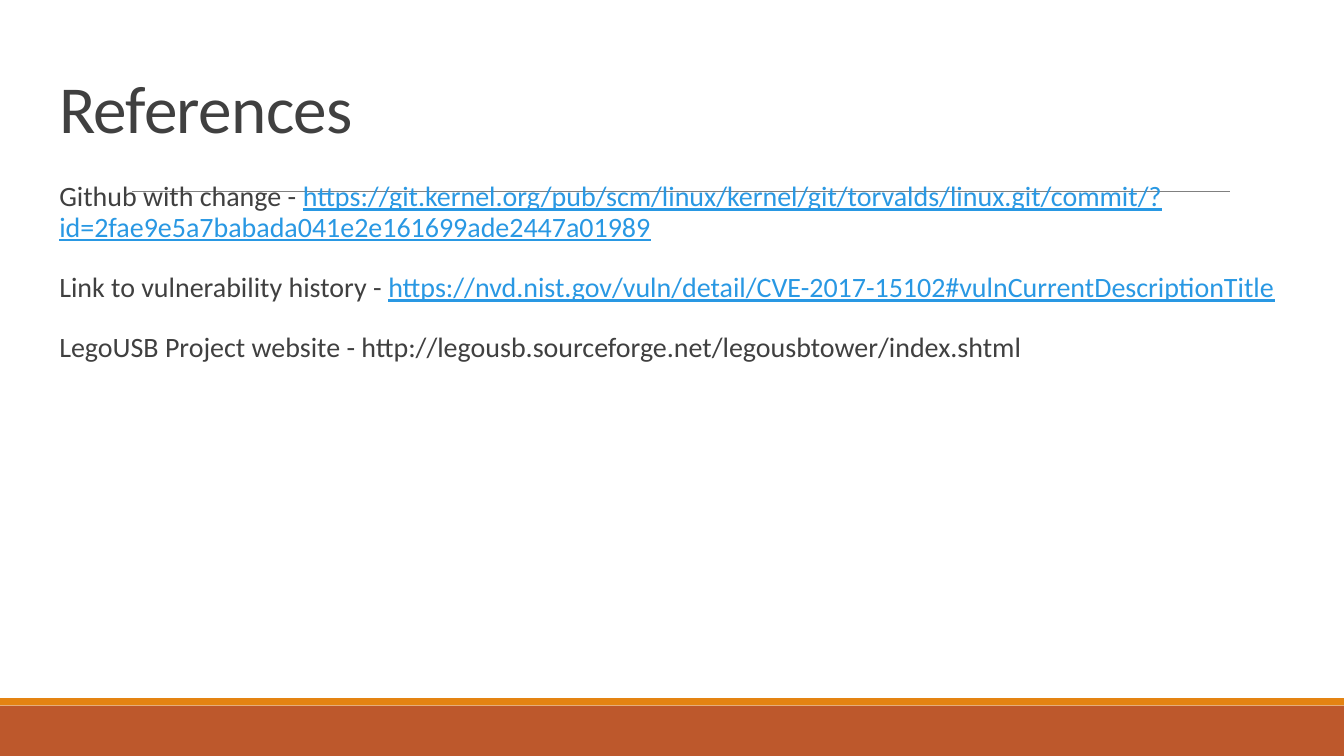
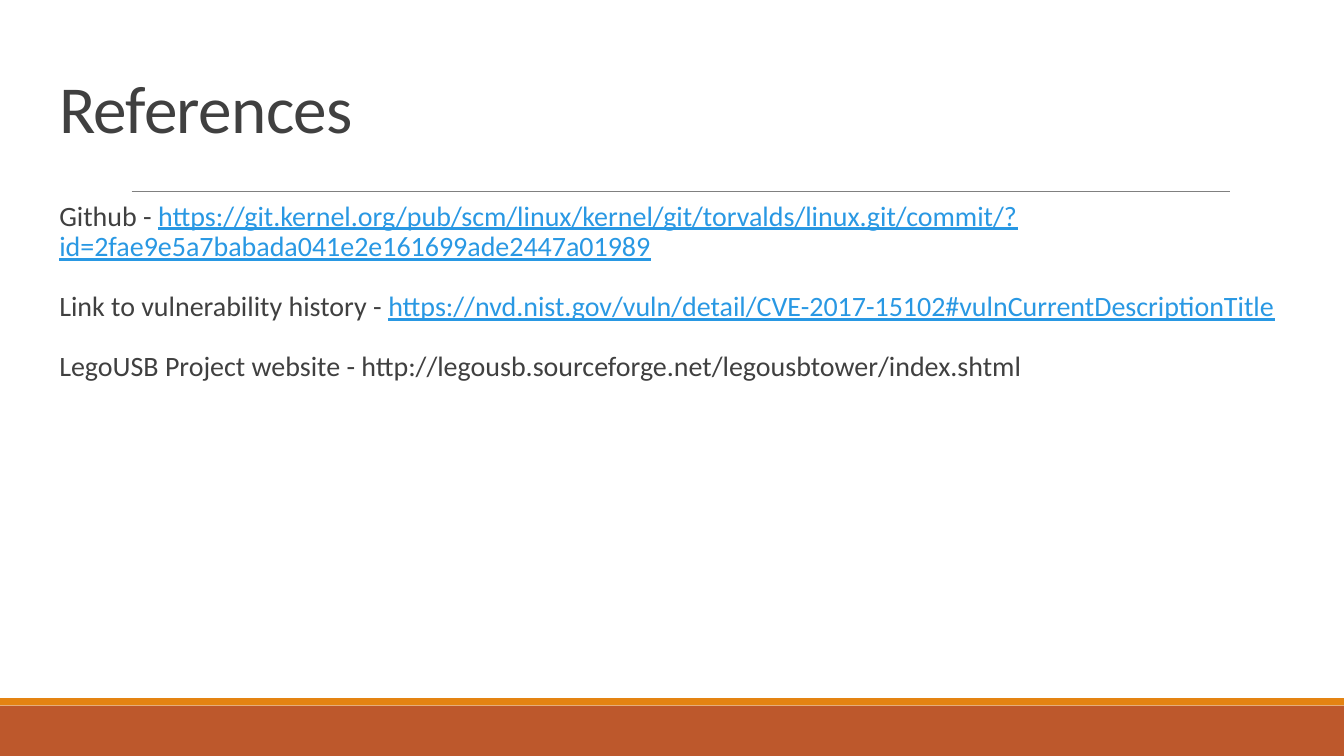
Before and after one commit to ttown386/PaVT-BST, a slide deck: slide 26 of doc/HW2/Tower Probe Race Condition.pptx (slide 14 before the commit). Drawn at 1344x756 pixels with LibreOffice and Linux fonts; fonts in the diff are those of the drawing. Boxes give left, top, right and bottom in pixels: in the first picture for what was removed or moved away, otherwise in the second. Text is boxed around its words. In the diff, an @@ line names an element or a change of style, - is before the commit and + after.

Commit message:
updated ppt

```diff
--- a/doc/HW2/Tower Probe Race Condition.pptx
+++ b/doc/HW2/Tower Probe Race Condition.pptx
@@ text "Github - https://git.kernel.org/pub/scm/linux/kernel/git/tor ...": place and size @@
-text "Github - https://git.kernel.org/pub/scm/linux/kernel/git/tor ..." at [59, 186, 1273, 362]
+text "Github - https://git.kernel.org/pub/scm/linux/kernel/git/tor ..." at [59, 206, 1273, 381]
@@ text at [59, 206, 1017, 261]: text changed @@
-Github with change - https://git.kernel.org/pub/scm/linux/kernel/git/torvalds/linux.git/commit/?id=2fae9e5a7babada041e2e161699ade2447a01989
+Github - https://git.kernel.org/pub/scm/linux/kernel/git/torvalds/linux.git/commit/?id=2fae9e5a7babada041e2e161699ade2447a01989
```
Also in this commit, not shown: 3 other slides changed, 13 slides added, 1 slide removed.
